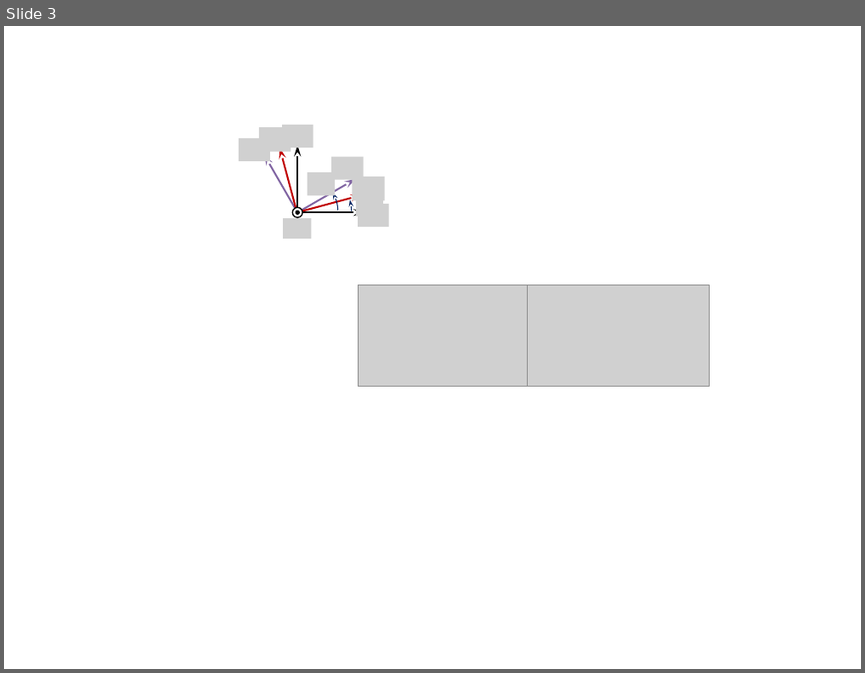
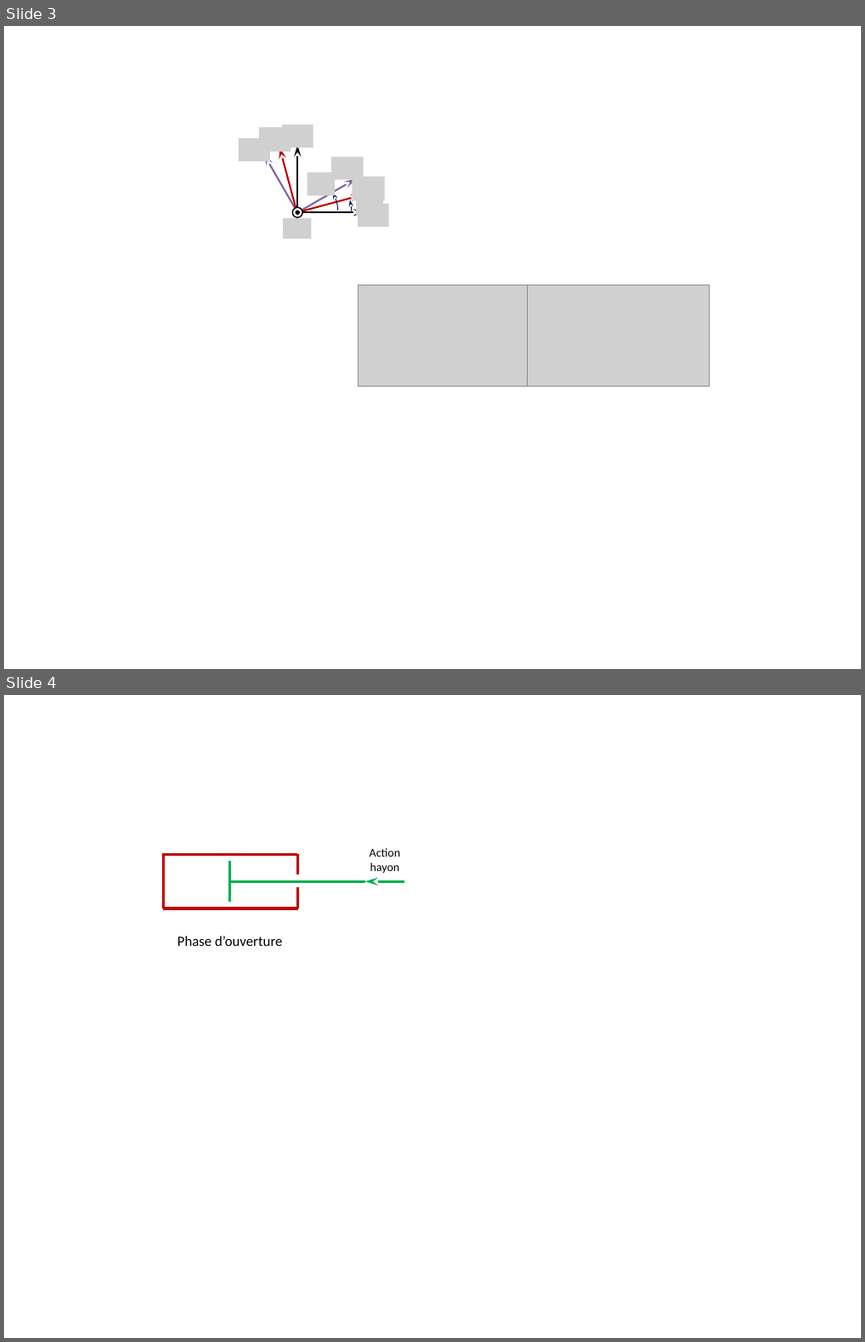
Before and after one commit to xpessoles/Cy_04_PSI_ModelisationDynamique, a slide deck: Revisions_Statique/Fiche_01_Statique_2D_TD_01_Hayon/images/Figures.pptx. Shown one above the other, each under a label of ours: slide 3 before the commit, slides 3 and 4 after it. The pictures are 865x673 and 865x1342 pixels, drawn with LibreOffice and Linux fonts; fonts in the diff are those of the drawing; grey boxes stand for pictures. Boxes give left, top, right and bottom in pixels: in the first picture for what was removed or moved away, otherwise in the second. Text is boxed around its words. In the diff, an @@ line names an element or a change of style, - is before the commit and + after.

```diff
--- a/Revisions_Statique/Fiche_01_Statique_2D_TD_01_Hayon/images/Figures.pptx
+++ b/Revisions_Statique/Fiche_01_Statique_2D_TD_01_Hayon/images/Figures.pptx
@@ slide 4 added at box(4, 695, 861, 1338), background #FFFFFF @@
@@ line added from (162, 854) to (298, 854), #C00000 2.25 pt @@
@@ line added from (163, 908) to (163, 855), #C00000 2.25 pt @@
@@ line added from (230, 902) to (230, 862), #00B050 2.25 pt @@
@@ line added from (298, 875) to (298, 853), #C00000 2.25 pt @@
@@ text added at box(370, 848, 400, 873), 10 pt, text #000000 @@
+Action hayon
@@ line added from (230, 882) to (364, 882), #00B050 2.25 pt @@
@@ line added from (298, 908) to (298, 887), #C00000 2.25 pt @@
@@ arrow added from (405, 882) to (364, 882), #00B050 2.25 pt @@
@@ line added from (163, 908) to (298, 908), #C00000 2.25 pt @@
@@ text added at box(177, 936, 282, 946), 12 pt, text #000000 @@
+Phase d’ouverture
```
Also in this commit, not shown: 3 other files.
